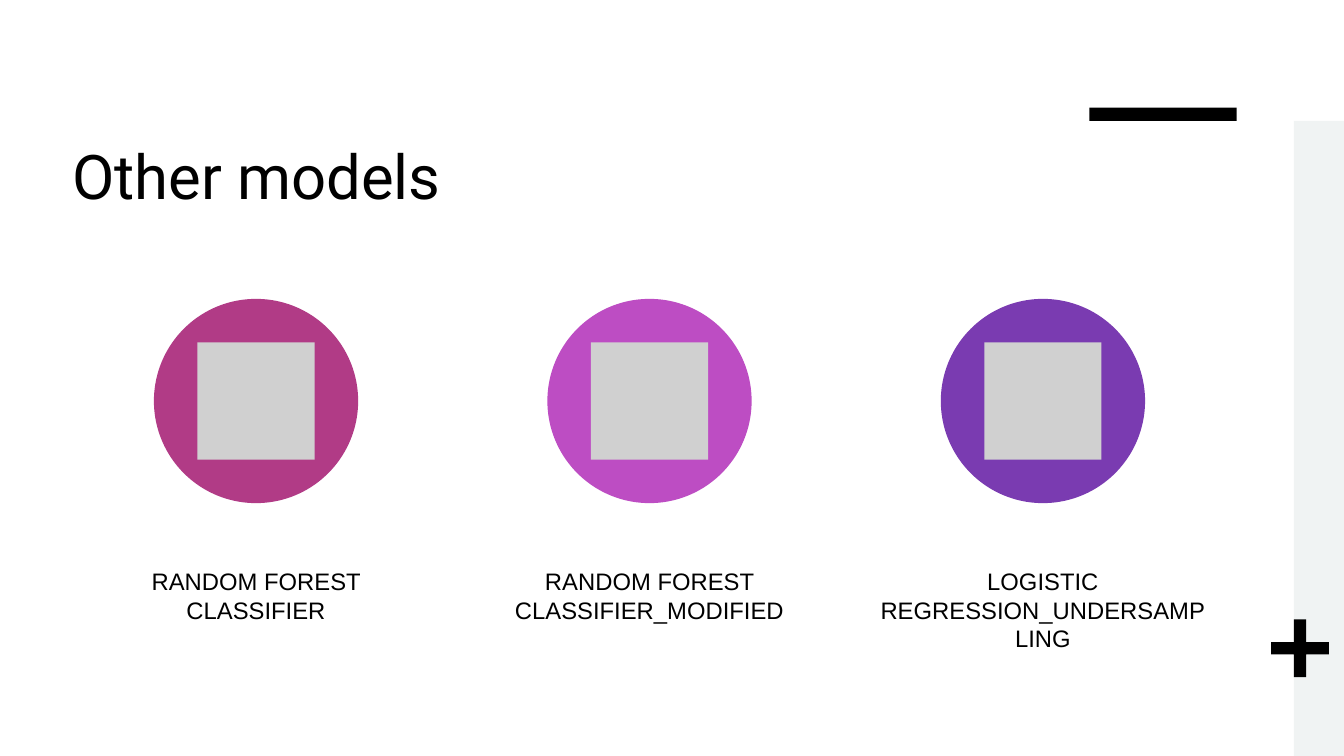
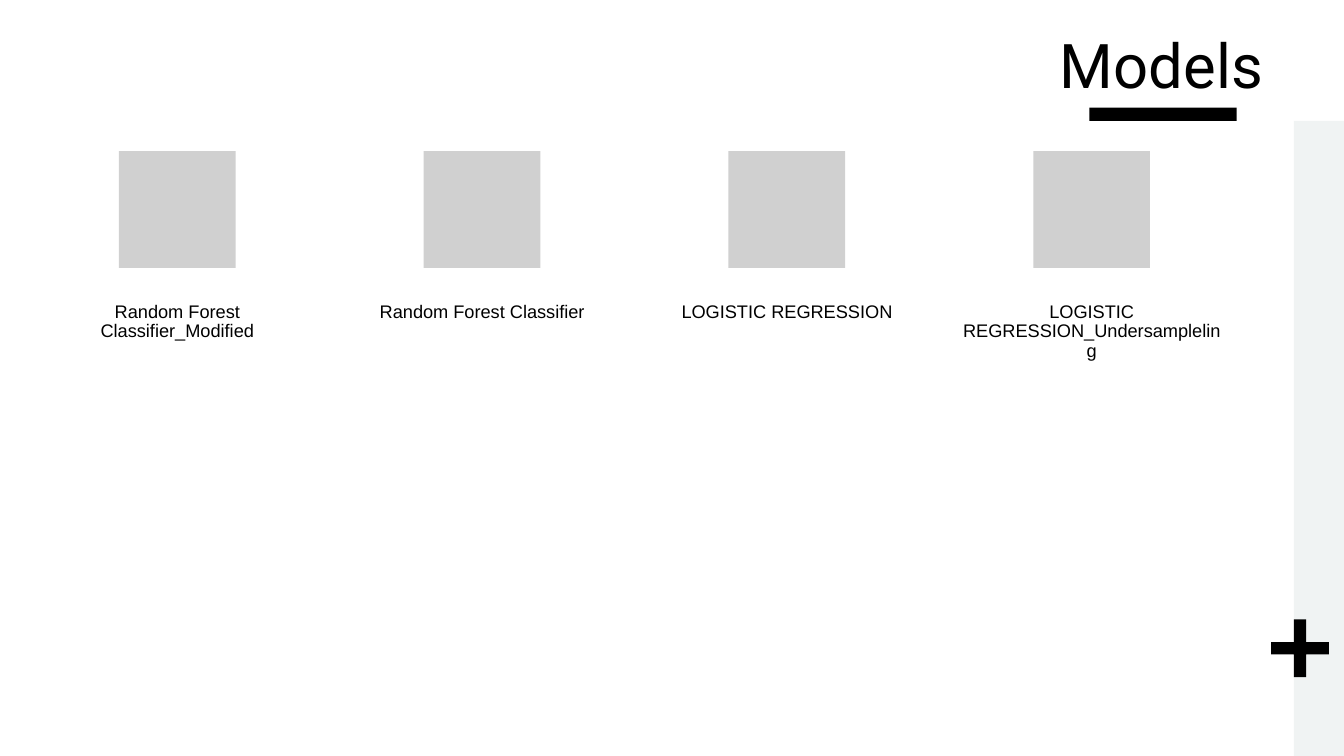
Before and after one commit to Karla-Flores/Arrests-Predictor, a slide deck: slide 4 of Group 2 - Arrest predictor.pptx (slide 5 before the commit). Drawn at 1344x756 pixels with LibreOffice and Linux fonts; fonts in the diff are those of the drawing; grey boxes stand for pictures. Boxes give left, top, right and bottom in pixels: in the first picture for what was removed or moved away, otherwise in the second. Text is boxed around its words. In the diff, an @@ line names an element or a change of style, - is before the commit and + after.

Commit message:
ppt update

```diff
--- a/Group 2 - Arrest predictor.pptx
+++ b/Group 2 - Arrest predictor.pptx
@@ title at bbox=[1060, 41, 1263, 89]: text changed @@
-Other models
+Models
@@ picture: place and size @@
-picture at bbox=[198, 343, 315, 460]
+picture at bbox=[119, 151, 236, 268]
@@ text at bbox=[101, 304, 254, 341]: text changed; size 17 to 13 pt @@
-RANDOM FOREST CLASSIFIER_MODIFIED
+Random Forest Classifier_Modified
@@ text at bbox=[380, 304, 585, 318]: text changed; size 17 to 13 pt @@
-RANDOM FOREST CLASSIFIER
+Random Forest Classifier
@@ text at bbox=[682, 305, 892, 318]: text changed; size 17 to 13 pt @@
-LOGISTIC REGRESSION_UNDERSAMPLING
+LOGISTIC REGRESSION
@@ group added at bbox=[423, 151, 1220, 341]: 3 pictures, 1 text @@
+LOGISTIC REGRESSION_Undersampleling
@@ group removed at bbox=[154, 299, 1145, 504]: 3 ellipses, 2 pictures @@
```
Also in this commit, not shown: 1 other slide changed, 3 slides added.
